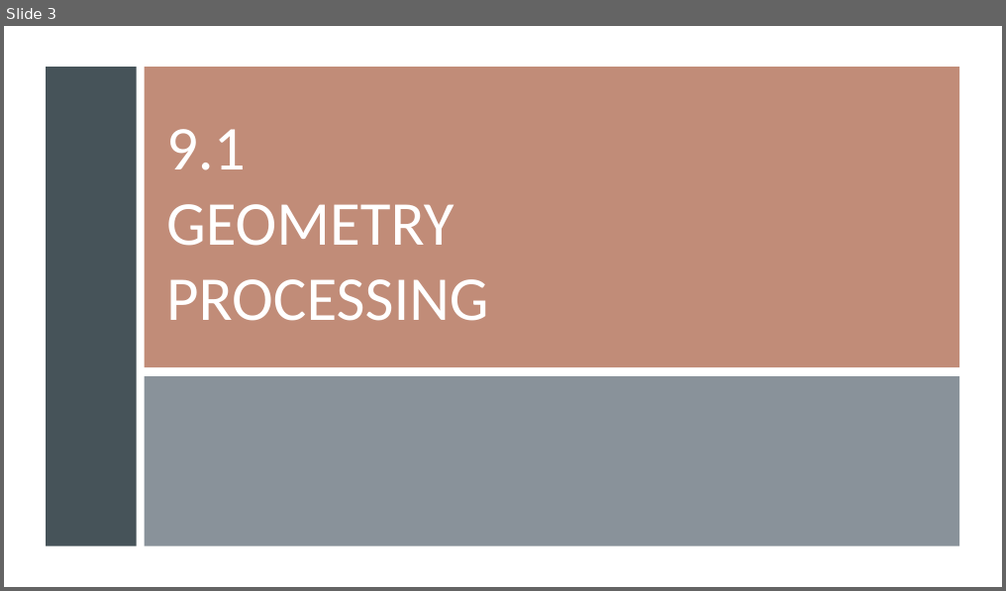
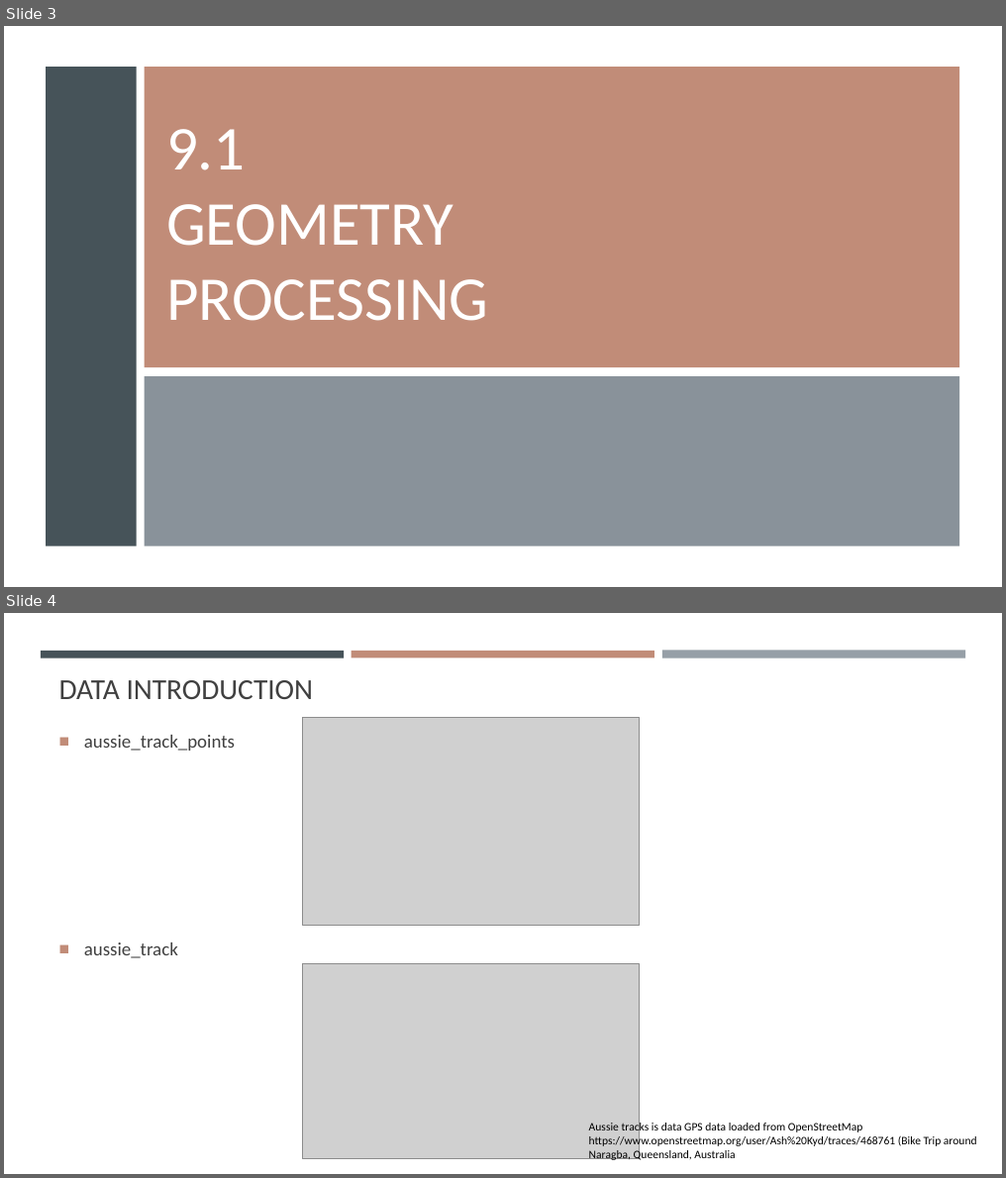
Before and after one commit to gisynw/ssj-376, a slide deck: docs/Lectures/Week09/Week09_GeometryProcessing_part2.pptx. Shown one above the other, each under a label of ours: slide 3 before the commit, slides 3 and 4 after it. The pictures are 1006x591 and 1006x1178 pixels, drawn with LibreOffice and Linux fonts; fonts in the diff are those of the drawing; grey boxes stand for pictures. Boxes give left, top, right and bottom in pixels: in the first picture for what was removed or moved away, otherwise in the second. Text is boxed around its words. In the diff, an @@ line names an element or a change of style, - is before the commit and + after.

```diff
--- a/docs/Lectures/Week09/Week09_GeometryProcessing_part2.pptx
+++ b/docs/Lectures/Week09/Week09_GeometryProcessing_part2.pptx
@@ slide 4 added at [4, 613, 1002, 1174], background #FFFFFF @@
@@ rectangle added at [41, 651, 344, 658], fill #465359 @@
@@ rectangle added at [351, 651, 654, 658], fill #C18C78 @@
@@ rectangle added at [662, 651, 965, 659], fill #969FA7 @@
@@ title added at [59, 680, 314, 699], 28 pt, text #404040 @@
+DATA INTRODUCTION
@@ picture added at [303, 717, 639, 925] @@
@@ text added at [84, 735, 235, 751], 18 pt, text #404040 @@
+■ aussie_track_points
@@ text added at [84, 943, 178, 959], 18 pt, text #404040 @@
+■ aussie_track
@@ picture added at [303, 963, 639, 1159] @@
@@ text added at [589, 1122, 977, 1161], 11 pt, text #000000 @@
+Aussie tracks is data GPS data loaded from OpenStreetMap
+https://www.openstreetmap.org/user/Ash%20Kyd/traces/468761 (Bike Trip around Naragba, Queensland, Australia
```
Also in this commit, not shown: 12 other slides added, 2 other files.
